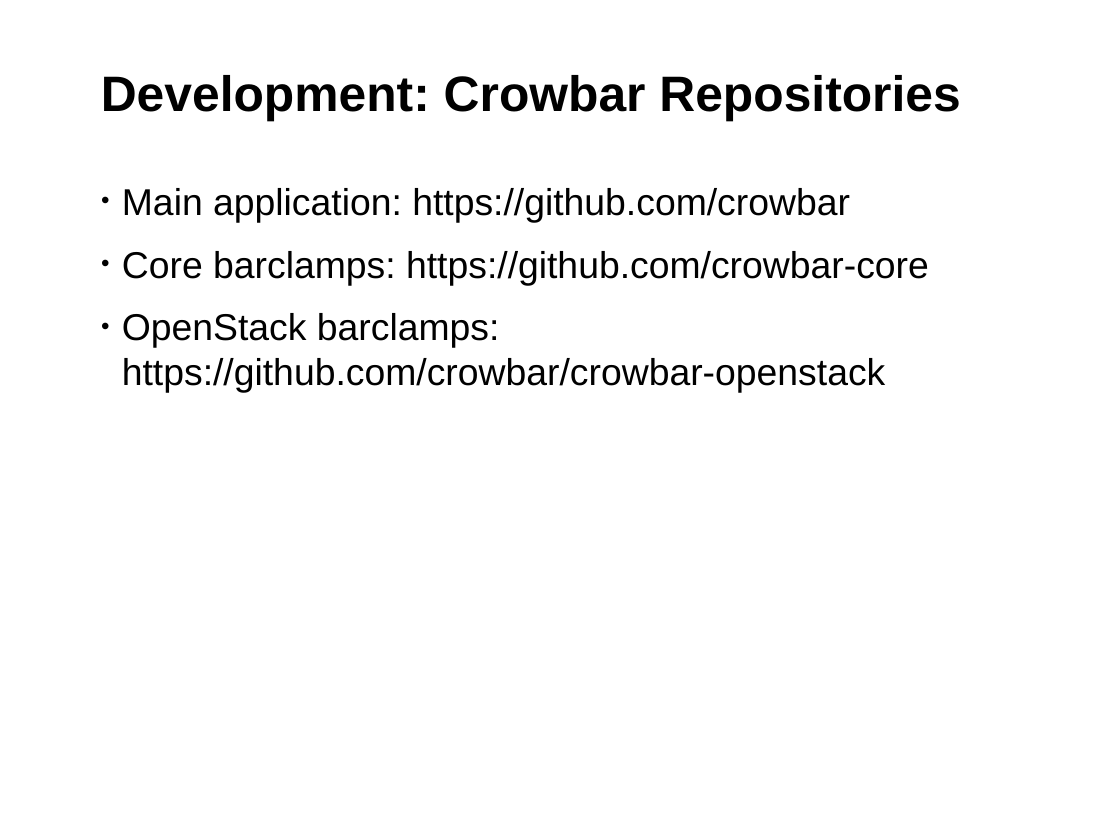
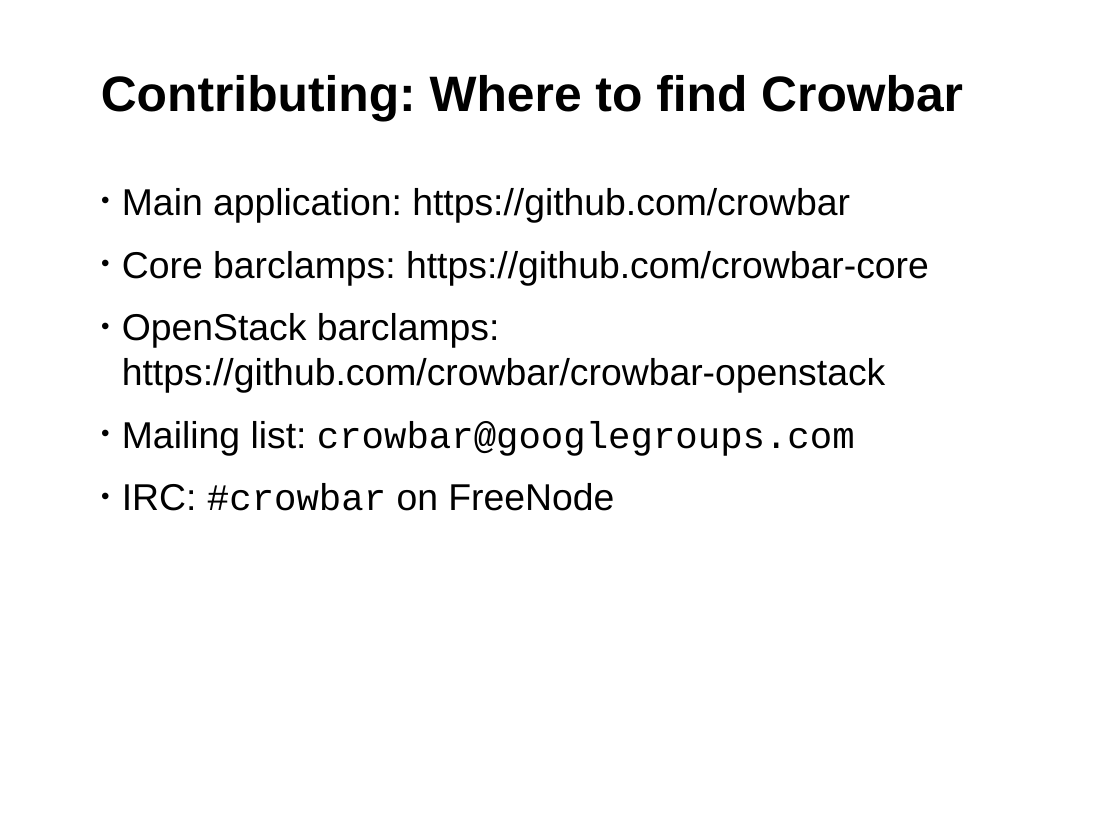
Before and after one commit to jgrassler/talks, a slide deck: slide 16 of crowbar-101/presentation.odp. Drawn at 1120x840 pixels with LibreOffice and Linux fonts; fonts in the diff are those of the drawing; background and template pictures are left out. Boxes give left, top, right and bottom in pixels: in the first picture for what was removed or moved away, otherwise in the second. Text is boxed around its words. In the diff, an @@ line names an element or a change of style, - is before the commit and + after.

```diff
--- a/crowbar-101/presentation.odp
+++ b/crowbar-101/presentation.odp
@@ title at <box>101,75,963,122</box>: text changed @@
-Development: Crowbar Repositories
+Contributing: Where to find Crowbar
@@ text at <box>122,421,855,511</box>: paragraphs added @@
+• Mailing list: crowbar@googlegroups.com
+• IRC: #crowbar on FreeNode
```
Also in this commit, not shown: 4 other slides changed, 1 slide removed, 3 other files.
